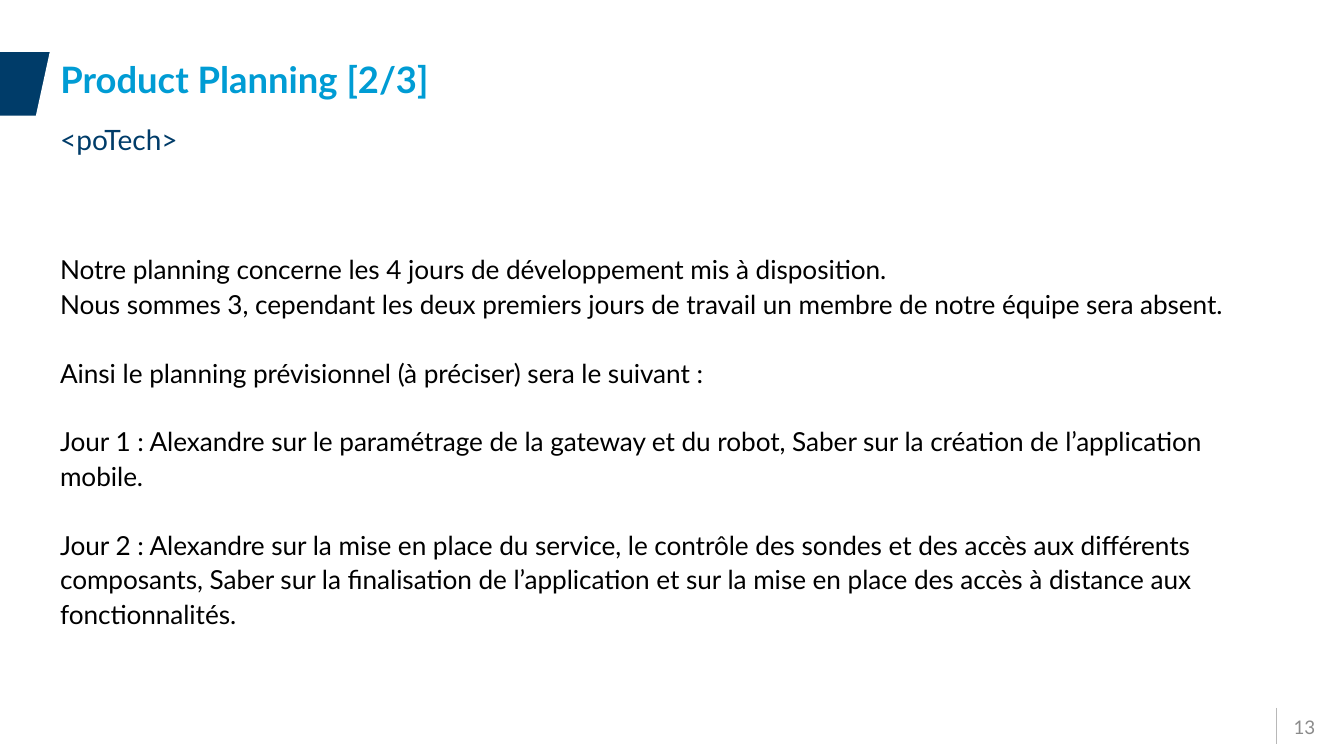
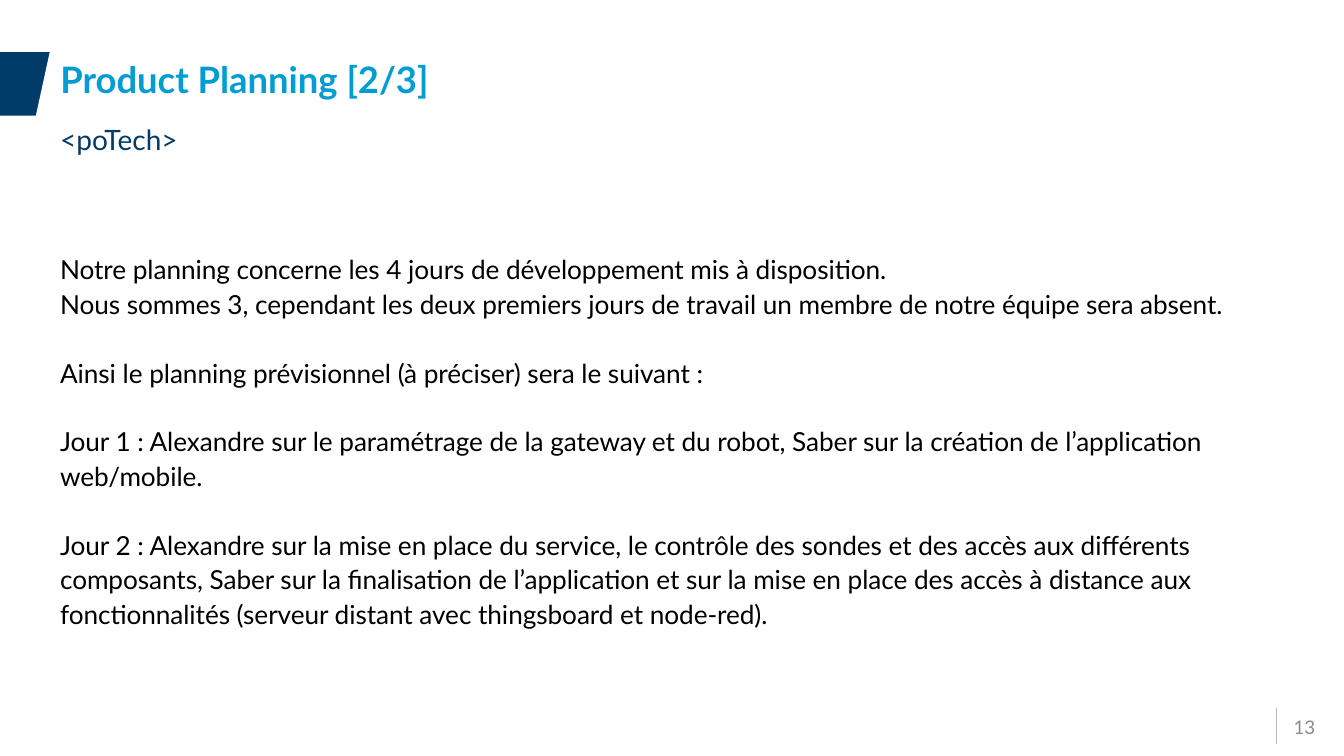
Before and after one commit to HW-Alex/ProjetIotYnov, a slide deck: slide 13 of Projet/Presentation/Presentation_Groupe05.pptx. Drawn at 1344x756 pixels with LibreOffice and Linux fonts; fonts in the diff are those of the drawing; background and template pictures are left out. Boxes give left, top, right and bottom in pixels: in the first picture for what was removed or moved away, otherwise in the second. Text is boxed around its words. In the diff, an @@ line names an element or a change of style, - is before the commit and + after.

```diff
--- a/Projet/Presentation/Presentation_Groupe05.pptx
+++ b/Projet/Presentation/Presentation_Groupe05.pptx
@@ text at bbox=[60, 431, 1201, 629]: text changed @@
-Jour 1 : Alexandre sur le paramétrage de la gateway et du robot, Saber sur la création de l’application mobile.
-Jour 2 : Alexandre sur la mise en place du service, le contrôle des sondes et des accès aux différents composants, Saber sur la finalisation de l’application et sur la mise en place des accès à distance aux fonctionnalités.
+Jour 1 : Alexandre sur le paramétrage de la gateway et du robot, Saber sur la création de l’application web/mobile.
+Jour 2 : Alexandre sur la mise en place du service, le contrôle des sondes et des accès aux différents composants, Saber sur la finalisation de l’application et sur la mise en place des accès à distance aux fonctionnalités (serveur distant avec thingsboard et node-red).
```
Also in this commit, not shown: 7 other slides changed, 1 slide added.
